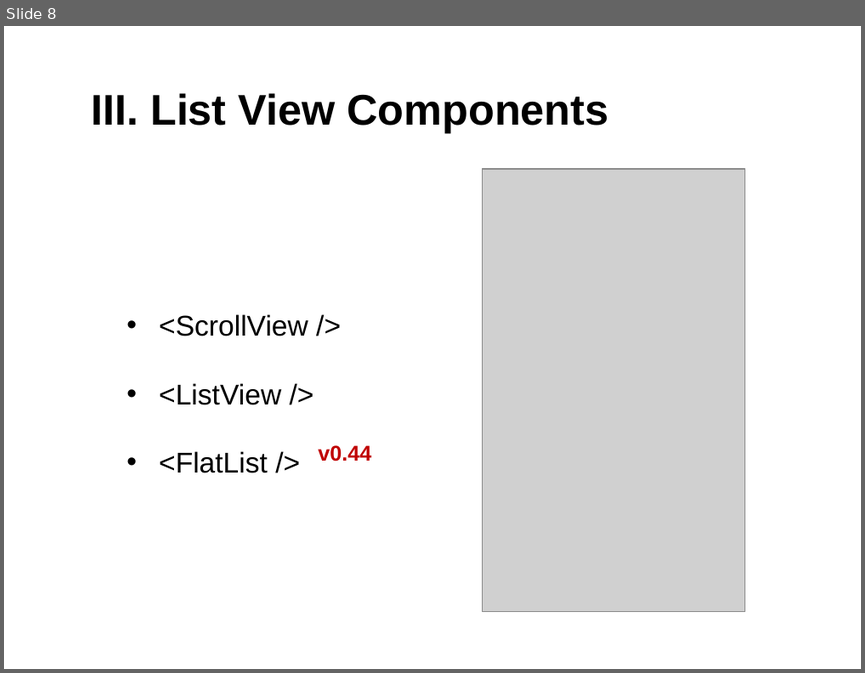
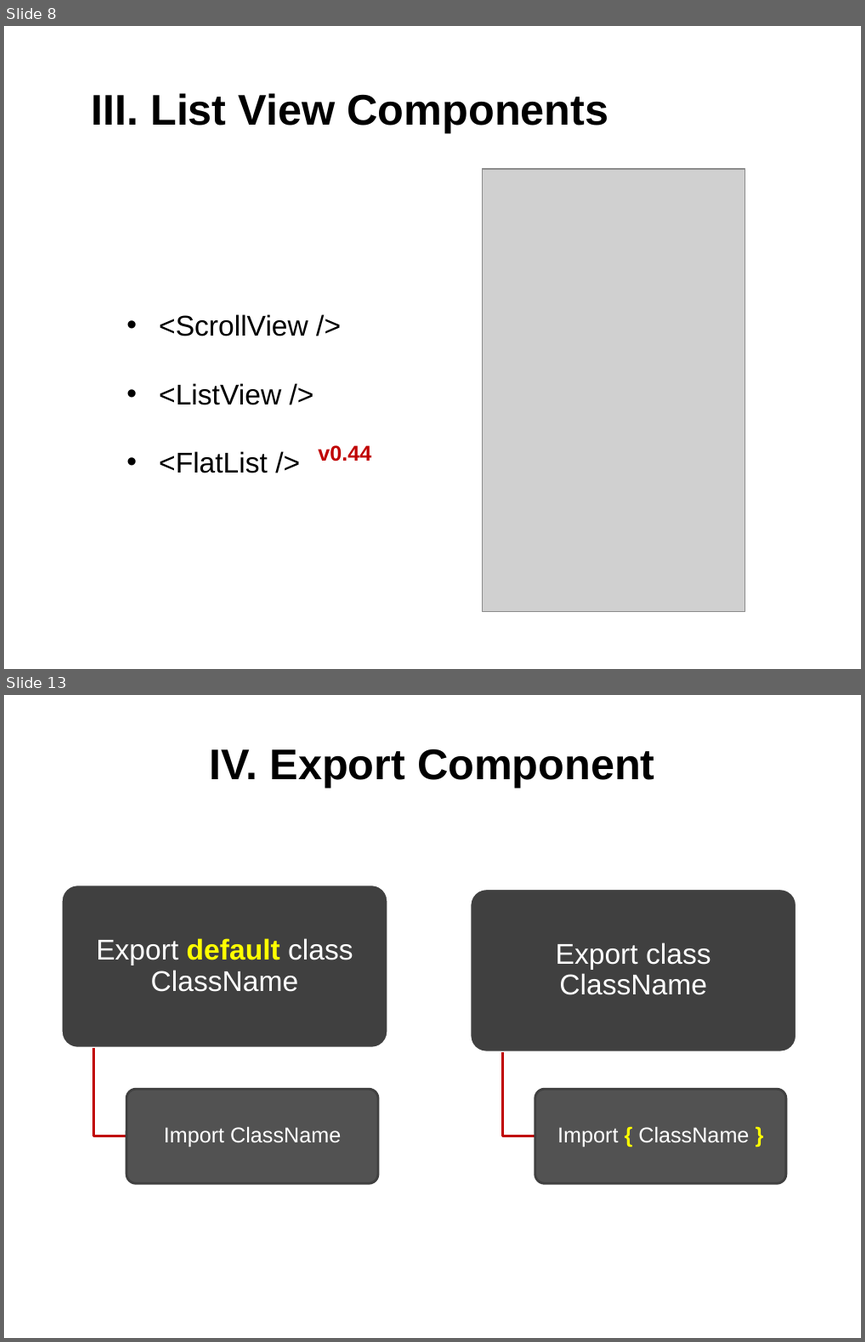
Before and after one commit to quydongnasts/Documents, a slide deck: PowerPoint/REACT-NATIVE.pptx. Shown one above the other, each under a label of ours: slide 8 before the commit, slides 8 and 13 after it; the slides between them are not shown. The pictures are 865x673 and 865x1342 pixels, drawn with LibreOffice and Linux fonts; fonts in the diff are those of the drawing; grey boxes stand for pictures. Boxes give left, top, right and bottom in pixels: in the first picture for what was removed or moved away, otherwise in the second. Text is boxed around its words. In the diff, an @@ line names an element or a change of style, - is before the commit and + after.

```diff
--- a/PowerPoint/REACT-NATIVE.pptx
+++ b/PowerPoint/REACT-NATIVE.pptx
@@ slide 13 added at [4, 695, 861, 1338], background #FFFFFF @@
@@ title added at [210, 749, 655, 788], 36 pt, text #000000, bold @@
+IV. Export Component
@@ group added at [62, 885, 796, 1184]: 4 rounded rectangles, 4 texts, 2 freeform shapes @@
+Export default class ClassName
+Import ClassName
+Export class ClassName
+Import { ClassName }
```
Also in this commit, not shown: 2 slides changed, 3 other slides added.
